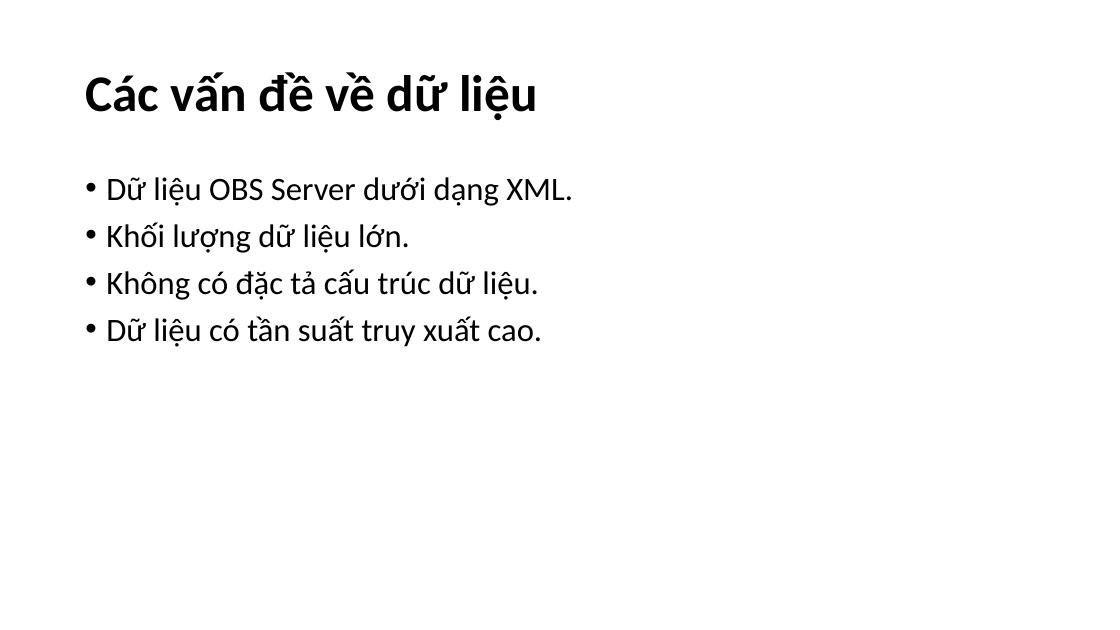
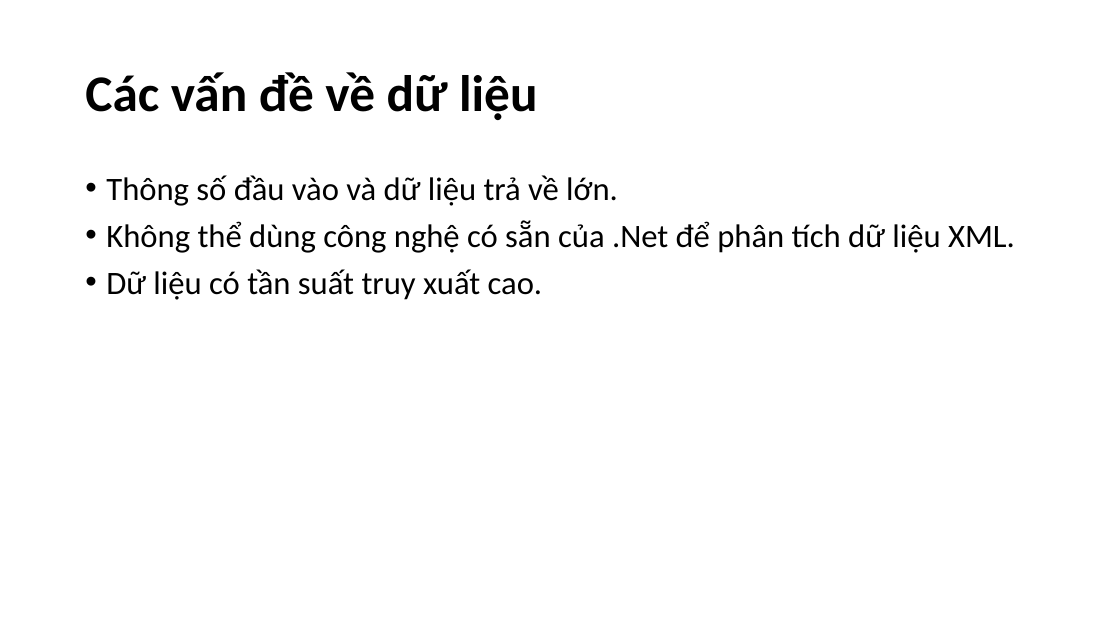
Before and after one commit to nguyenmanhphuc/DoAnA, a slide deck: slide 7 of BÁO CÁO THỰC TẬP.pptx (slide 6 before the commit). Drawn at 1120x630 pixels with LibreOffice and Linux fonts; fonts in the diff are those of the drawing. Boxes give left, top, right and bottom in pixels: in the first picture for what was removed or moved away, otherwise in the second. Text is boxed around its words. In the diff, an @@ line names an element or a change of style, - is before the commit and + after.

```diff
--- a/BÁO CÁO THỰC TẬP.pptx
+++ b/BÁO CÁO THỰC TẬP.pptx
@@ text at bbox=[106, 175, 1015, 253]: text changed @@
-• Dữ liệu OBS Server dưới dạng XML.
-• Khối lượng dữ liệu lớn.
-• Không có đặc tả cấu trúc dữ liệu.
+• Thông số đầu vào và dữ liệu trả về lớn.
+• Không thể dùng công nghệ có sẵn của .Net để phân tích dữ liệu XML.
```
Also in this commit, not shown: 1 other slide changed, 3 slides added, 3 slides removed.
